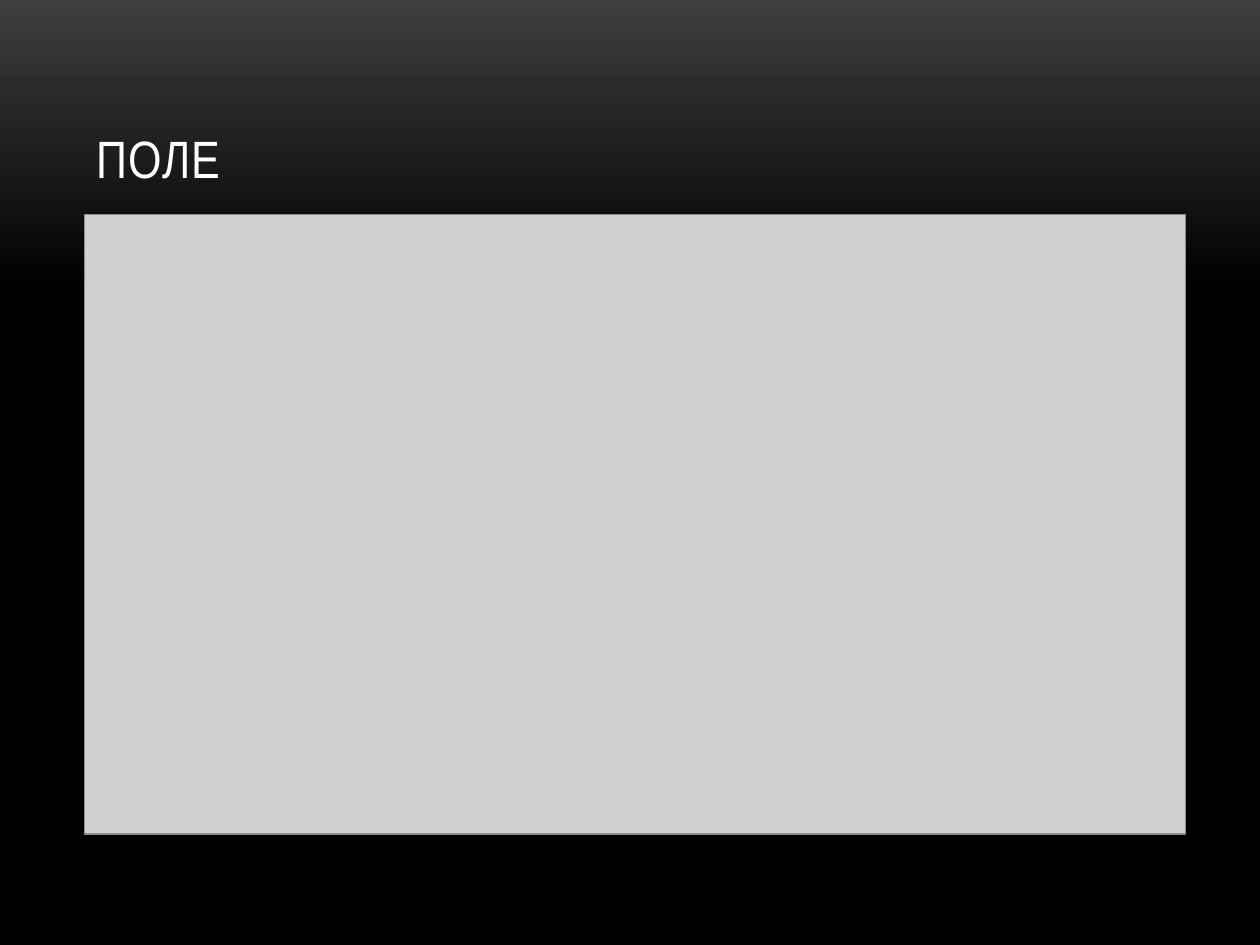
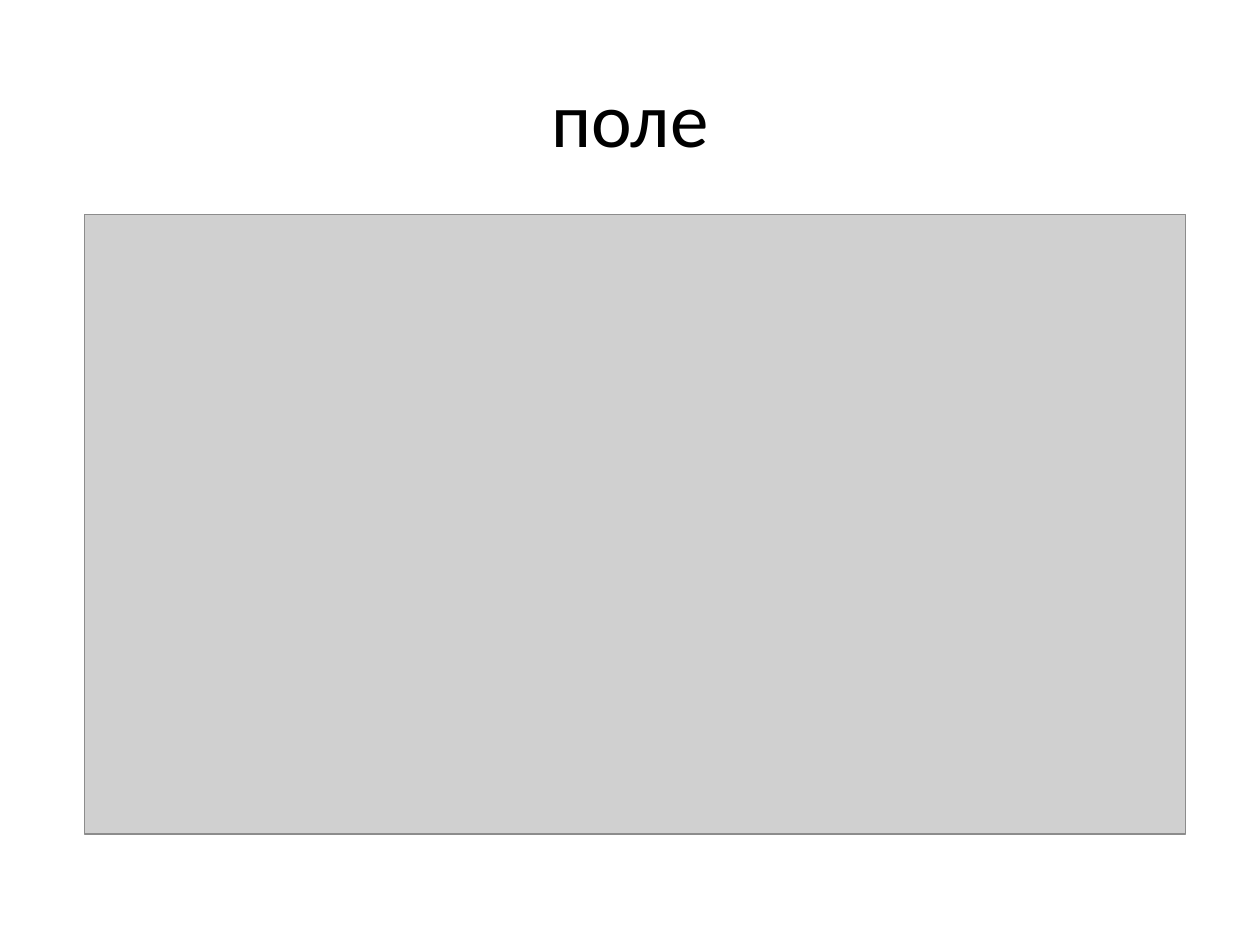
Before and after one commit to Alex-50/Arsentiev-Razukhin, a slide deck: slide 3 of Презентация.pptx (slide 6 before the commit). Drawn at 1260x945 pixels with LibreOffice and Linux fonts; fonts in the diff are those of the drawing; grey boxes stand for pictures; background and template pictures are left out. Boxes give left, top, right and bottom in pixels: in the first picture for what was removed or moved away, otherwise in the second. Text is boxed around its words. In the diff, an @@ line names an element or a change of style, - is before the commit and + after.

```diff
--- a/Презентация.pptx
+++ b/Презентация.pptx
@@ background picture (left out) to #FFFFFF @@
@@ title "поле" at [551,109,708,148]: vertical alignment bottom to middle @@
@@ title at [551,109,708,148]: text changed; size 30 to 44 pt; font Arial Narrow to Calibri; text colour #FFFFFF to #000000 @@
-ПОЛЕ
+поле
```
Also in this commit, not shown: 7 other slides changed, 3 slides removed.
